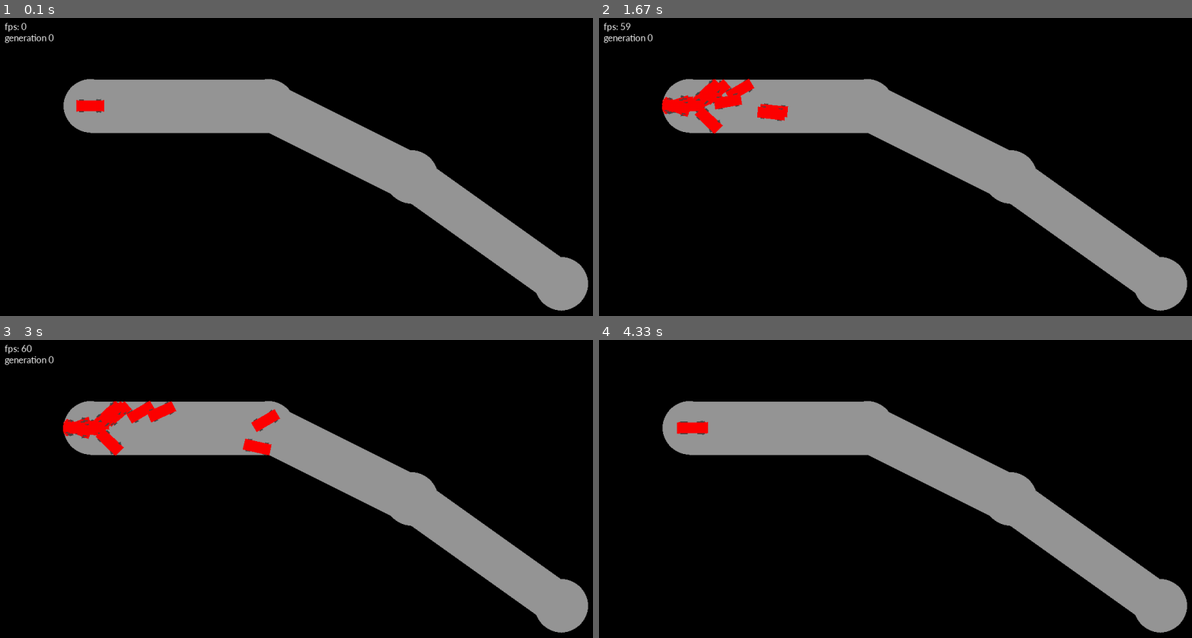
Above: before the commit, frames 1-4 (two rows, left to right).
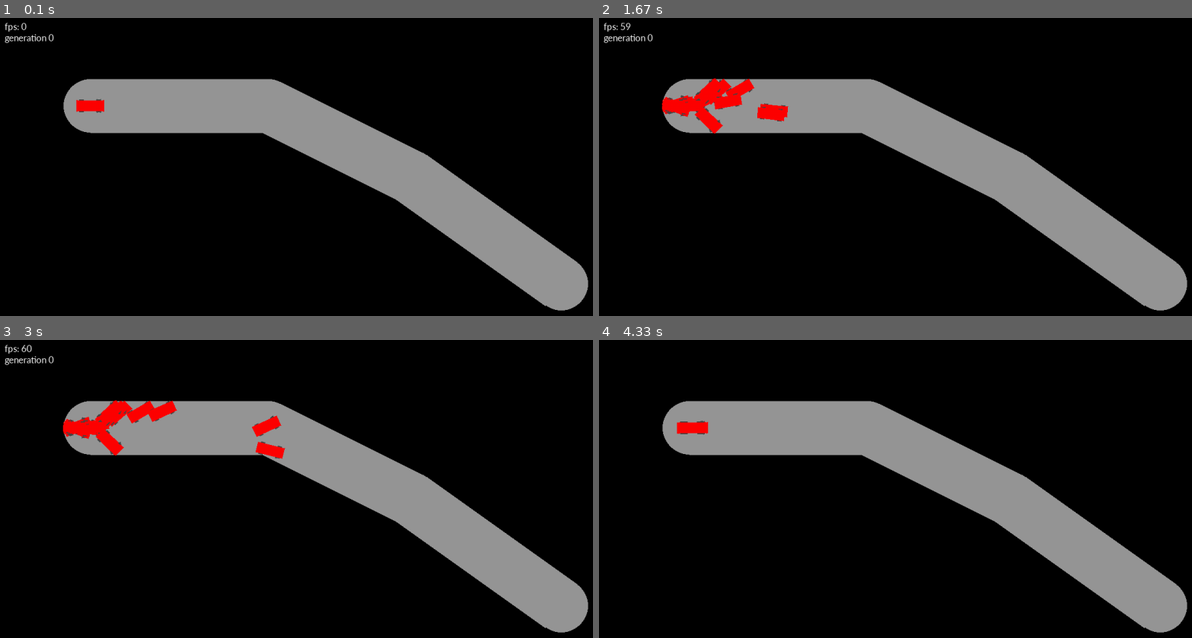
Above: after the commit, the same moments.

Repository: alexelwood14/Hello-AI
Game: pygame game, started from main.py
Same seed, same stepped clock (60 frames per second), same inputs: the game is played once before the commit and once after it.
Inputs (mouse positions are in pixels of both pictures, inside the frame that each line leads up to):
- Up to frame 1 (0.1 s): no input
- Up to frame 2 (1.67 s): no input
- Up to frame 3 (3 s): click (545, 405) at 2.38 s
- Up to frame 4 (4.33 s): tap Z at 3.17 s; tap X at 4 s

The runs differ from the first frame. In frame 1, 1.8% of the frame differs, in the area x 15-98%, y 20-99%; in frame 2, 1.9%; in frame 3, 2.3%, in the area x 10-98%, y 20-99%; in frame 4, 1.8%.

Commit message:
Fixed incorrect track width rendering

Diff:
--- a/map_o.py
+++ b/map_o.py
@@ -24,7 +24,13 @@
     def render(self):
         for point in self.points:
             pygame.draw.circle(self.window, self.colour, point, int(self.width/2))
-        pygame.draw.lines(self.window, self.colour, False, self.points, int(self.width))
+        for point in range(len(self.points)-1):
+            vector = self.points[point+1] - self.points[point]
+            vector /= np.sqrt(vector.dot(vector))
+            normal = np.array([-vector[1], vector[0]])
+            poly_points = [self.points[point] + normal*self.width/2, self.points[point] - normal*self.width/2,
+                           self.points[point+1] - normal*self.width/2, self.points[point+1] + normal*self.width/2]
+            pygame.draw.polygon(self.window, self.colour, poly_points)
 
 
     def on_track(self, coords):
Not shown, changed: data/average_progress
Not shown, changed: data/snapshot
